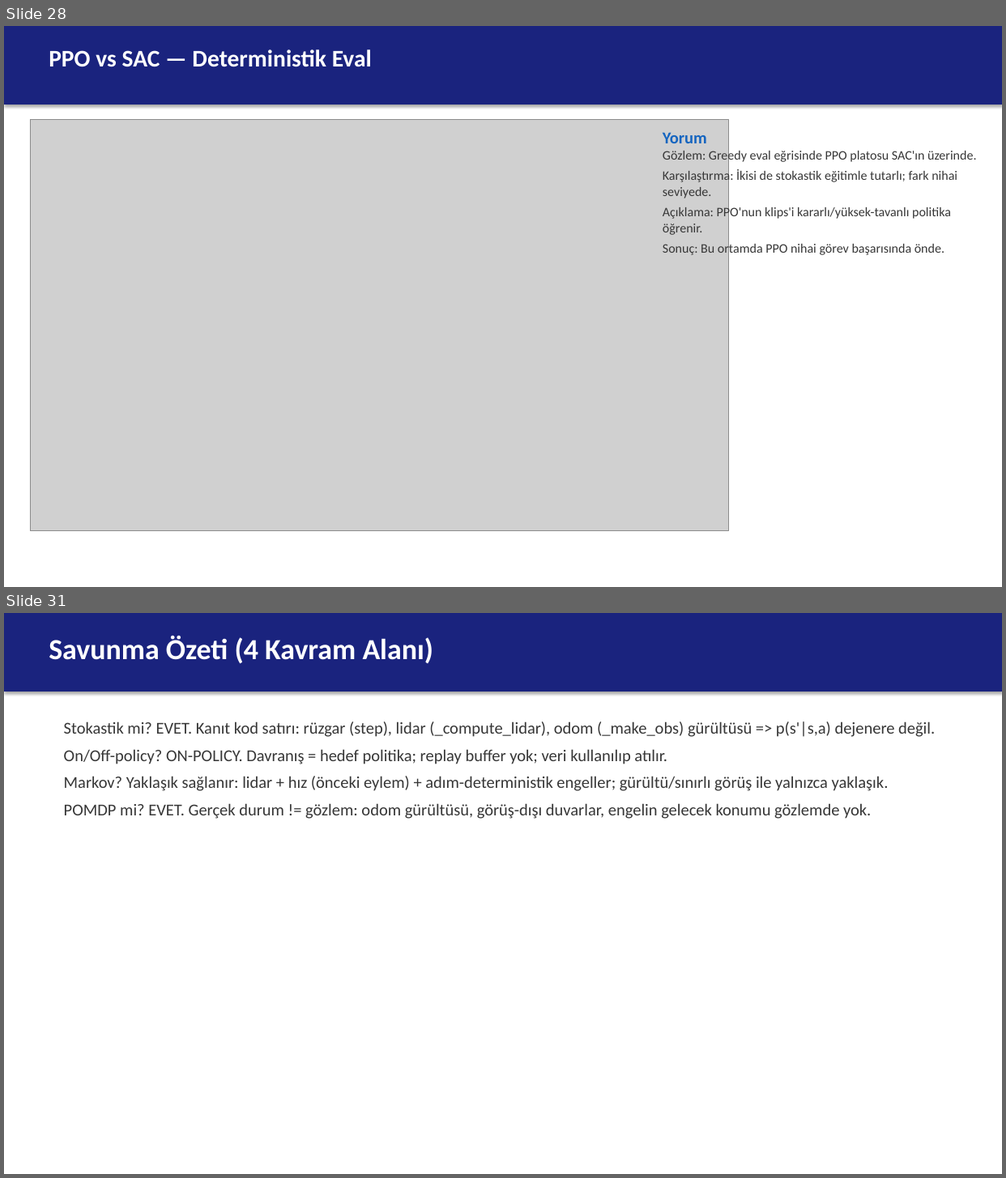
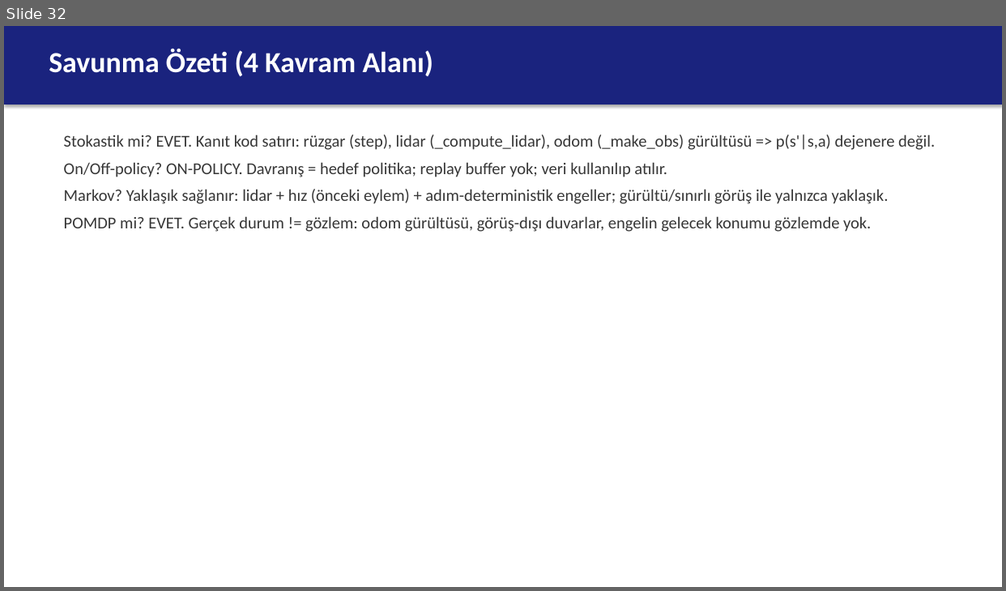
Before and after one commit to berkeryigit/rl_drone_pathfinding, a slide deck: deliverables/sunum/220202046_sunum.pptx. Shown one above the other, each under a label of ours: slides 28 and 31 before the commit, slide 32 after it; the slides between them are not shown. The pictures are 1006x1178 and 1006x591 pixels, drawn with LibreOffice and Linux fonts; fonts in the diff are those of the drawing; grey boxes stand for pictures. Boxes give left, top, right and bottom in pixels: in the first picture for what was removed or moved away, otherwise in the second. Text is boxed around its words. In the diff, an @@ line names an element or a change of style, - is before the commit and + after.

```diff
--- a/deliverables/sunum/220202046_sunum.pptx
+++ b/deliverables/sunum/220202046_sunum.pptx
@@ slide 28 removed at <box>4,26,1002,587</box>, background #FFFFFF @@
@@ rectangle removed at <box>4,26,1002,105</box> @@
@@ text removed at <box>49,49,372,67</box> @@
-PPO vs SAC — Deterministik Eval
@@ picture removed at <box>30,120,729,531</box> @@
@@ text removed at <box>663,132,976,257</box> @@
-Yorum
-Gözlem: Greedy eval eğrisinde PPO platosu SAC'ın üzerinde.
-Karşılaştırma: İkisi de stokastik eğitimle tutarlı; fark nihai seviyede.
-Açıklama: PPO'nun klips'i kararlı/yüksek-tavanlı politika öğrenir.
-Sonuç: Bu ortamda PPO nihai görev başarısında önde.
@@ what was slide 31 is now slide 32 @@
```
Also in this commit, not shown: 2 slides changed, 6 slides added, 4 other slides removed, 37 other files.
